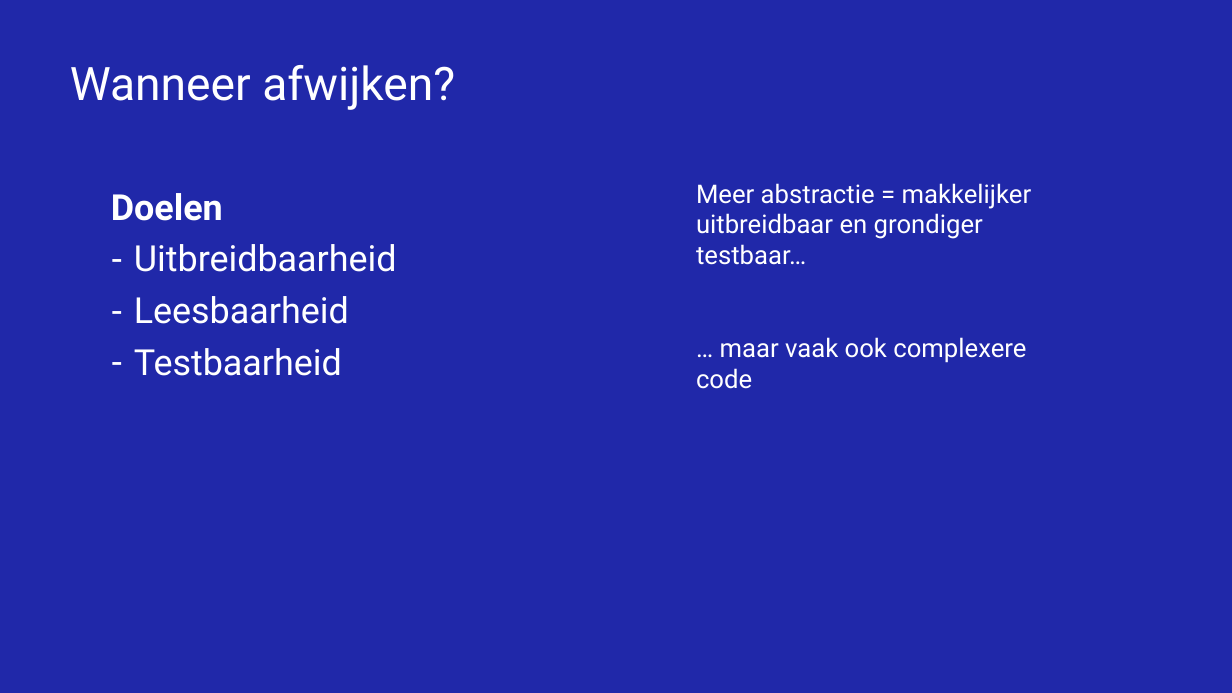
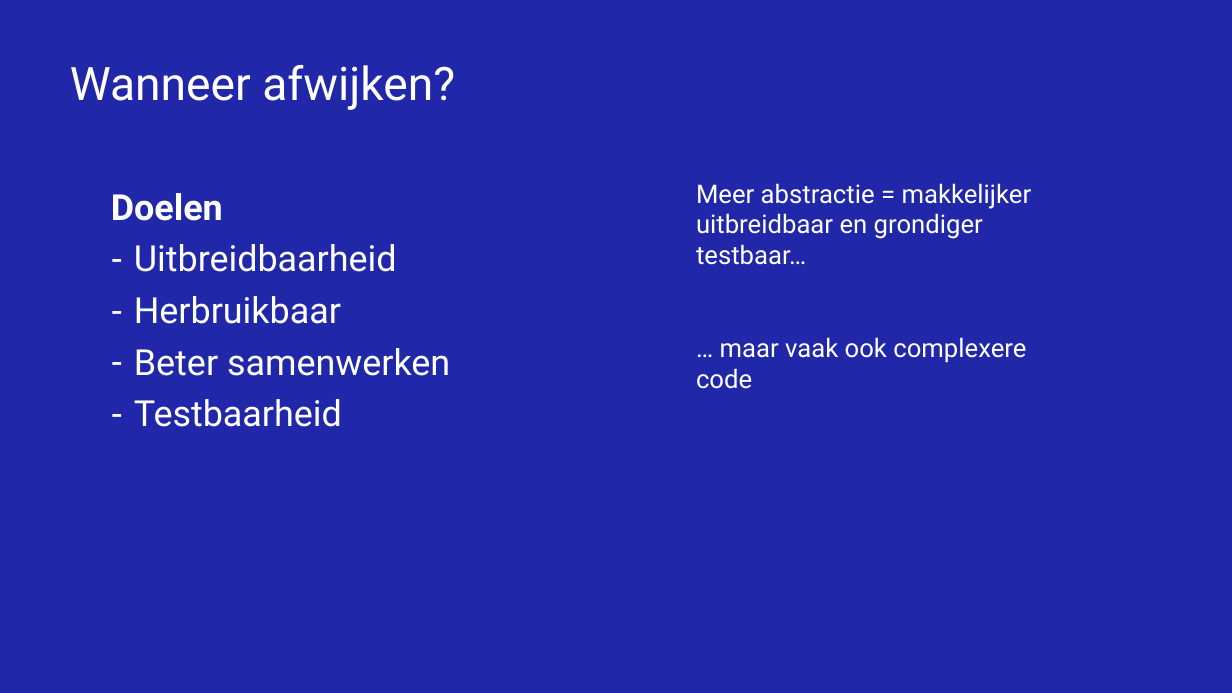
Before and after one commit to NickDekker/SOLID-GRASP, a slide deck: slide 58 of Presentatie/SOLID-Grasp-training.pptx (slide 57 before the commit). Drawn at 1232x693 pixels with LibreOffice and Linux fonts; fonts in the diff are those of the drawing; background and template pictures are left out. Boxes give left, top, right and bottom in pixels: in the first picture for what was removed or moved away, otherwise in the second. Text is boxed around its words. In the diff, an @@ line names an element or a change of style, - is before the commit and + after.

```diff
--- a/Presentatie/SOLID-Grasp-training.pptx
+++ b/Presentatie/SOLID-Grasp-training.pptx
@@ text at (134,296,450,376): text changed @@
-– Leesbaarheid
+– Herbruikbaar
+– Beter samenwerken
```
Also in this commit, not shown: 9 other slides changed, 3 slides added, 2 slides removed.
